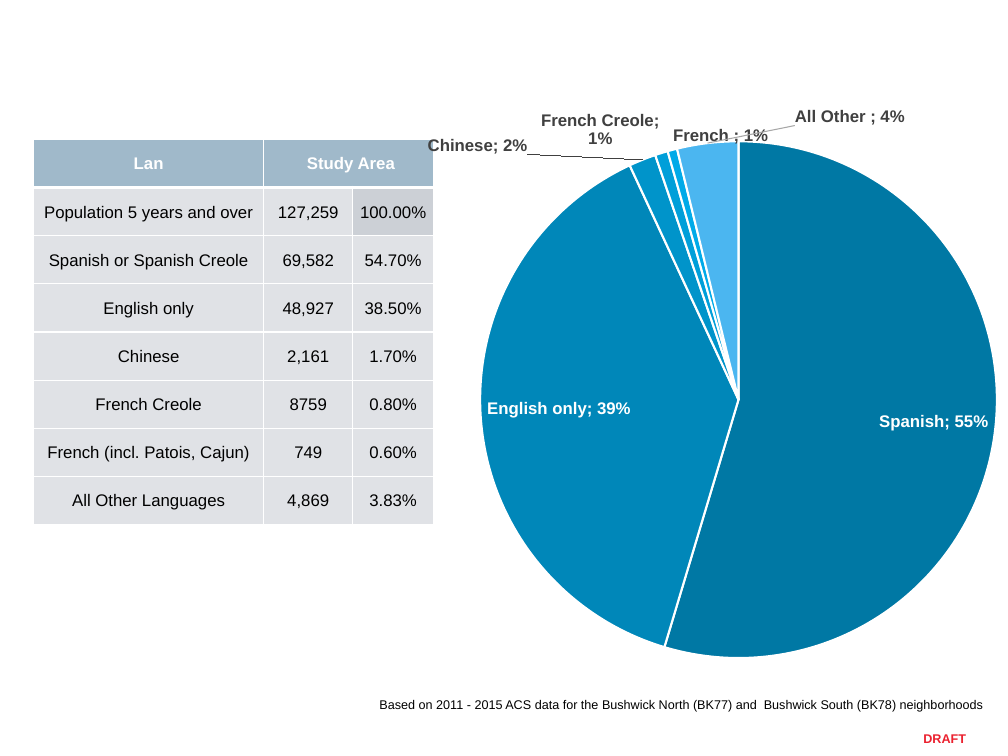
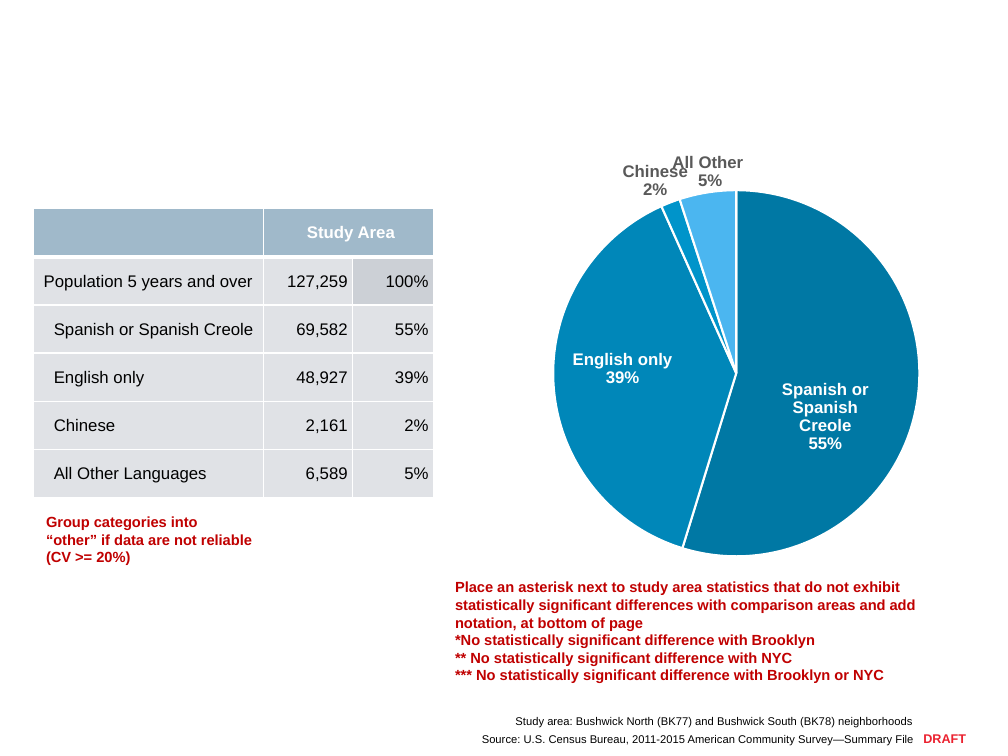
Before and after one commit to NYCPlanning/dcp-guide, a slide deck: slide 3 of demographic-profile/docs/bushwick-demographics.pptx. Drawn at 1008x756 pixels with LibreOffice and Linux fonts; fonts in the diff are those of the drawing; background and template pictures are left out. Boxes give left, top, right and bottom in pixels: in the first picture for what was removed or moved away, otherwise in the second. Text is boxed around its words. In the diff, an @@ line names an element or a change of style, - is before the commit and + after.

```diff
--- a/demographic-profile/docs/bushwick-demographics.pptx
+++ b/demographic-profile/docs/bushwick-demographics.pptx
@@ pie chart at [433, 101, 1008, 606] @@
-categories: Spanish, English only, Chinese, French Creole, French , All Other 
+categories: Spanish or Spanish Creole, English only, Chinese, All Other 
-Series 1: 0.55, 0.39, 0.02, 0.01, 0.01, 0.04, -, -, -, -
+Series 1: 0.55, 0.39, 0.02, 0.05
@@ data labels of Series 1 changed @@
@@ pie chart: place and size @@
-pie chart at [386, 92, 1008, 672]
+pie chart at [433, 101, 1008, 606]
@@ table at [33, 209, 432, 498] @@
-row 1: Lan | Study Area | 
-row 2: Population 5 years and over | 127,259 | 100.00%
-row 3: Spanish or Spanish Creole | 69,582 | 54.70%
-row 4: English only | 48,927 | 38.50%
-row 5: Chinese | 2,161 | 1.70%
-row 6: French Creole | 8759 | 0.80%
-row 7: French (incl. Patois, Cajun) | 749 | 0.60%
-row 8: All Other Languages | 4,869 | 3.83%
+row 1:  | Study Area | 
+row 2: Population 5 years and over | 127,259 | 100%
+row 3: Spanish or Spanish Creole | 69,582 | 55%
+row 4: English only | 48,927 | 39%
+row 5: Chinese | 2,161 | 2%
+row 6: All Other Languages | 6,589 | 5%
@@ table: place and size @@
-table at [33, 139, 432, 524]
+table at [33, 209, 432, 498]
@@ text added at [46, 516, 252, 565], 10.5 pt, text #C00000, bold @@
+Group categories into “other” if data are not reliable (CV >= 20%)
@@ text added at [455, 581, 916, 683], 10.5 pt, text #C00000, bold @@
+Place an asterisk next to study area statistics that do not exhibit statistically significant differences with comparison areas and add notation, at bottom of page
+*No statistically significant difference with Brooklyn
+** No statistically significant difference with NYC
+*** No statistically significant difference with Brooklyn or NYC
@@ text at [515, 717, 912, 727]: text changed; size 9 to 8 pt @@
-Based on 2011 - 2015 ACS data for the Bushwick North (BK77) and Bushwick South (BK78) neighborhoods
+Study area: Bushwick North (BK77) and Bushwick South (BK78) neighborhoods
@@ text added at [482, 735, 913, 746], 8 pt, text #000000 @@
+Source: U.S. Census Bureau, 2011-2015 American Community Survey—Summary File
```
Also in this commit, not shown: 5 other slides changed.
